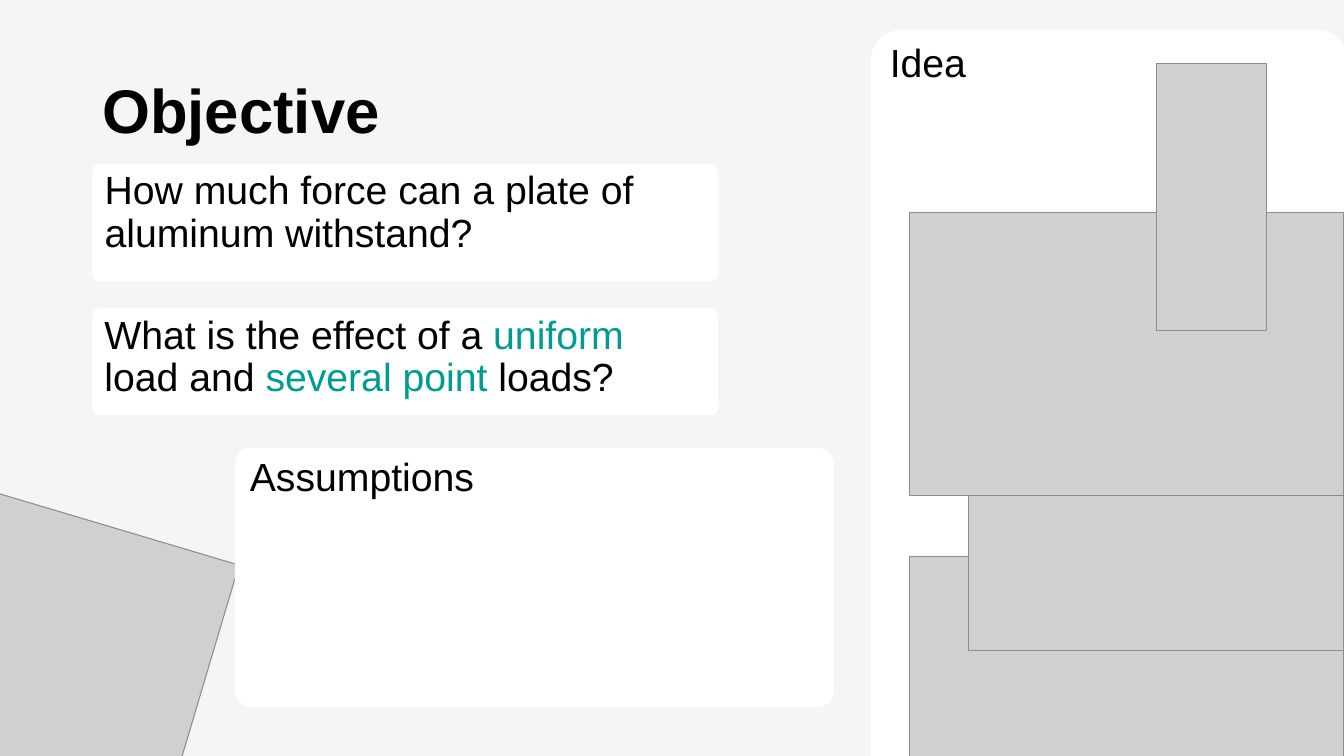
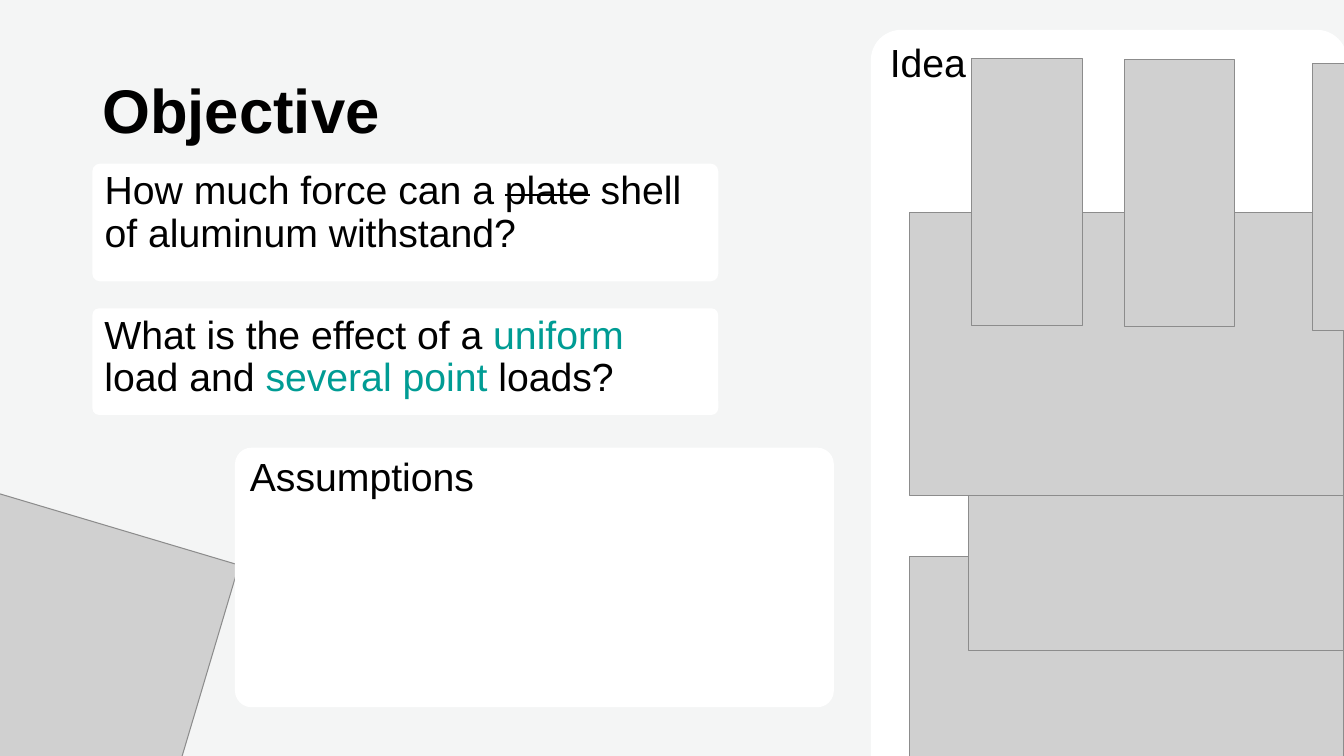
Before and after one commit to sigurdhum/ELEMENT_METHOD, a slide deck: slide 4 of presentation/elementMethod_EXAM_PP.pptx. Drawn at 1344x756 pixels with LibreOffice and Linux fonts; fonts in the diff are those of the drawing; grey boxes stand for pictures. Boxes give left, top, right and bottom in pixels: in the first picture for what was removed or moved away, otherwise in the second. Text is boxed around its words. In the diff, an @@ line names an element or a change of style, - is before the commit and + after.

```diff
--- a/presentation/elementMethod_EXAM_PP.pptx
+++ b/presentation/elementMethod_EXAM_PP.pptx
@@ picture added at <box>972,58,1083,326</box> @@
@@ picture: place and size @@
-picture at <box>1156,64,1267,331</box>
+picture at <box>1124,59,1235,327</box>
@@ picture added at <box>1313,64,1344,331</box> @@
@@ text in rounded rectangle at <box>105,175,682,248</box>: text changed @@
-How much force can a plate of aluminum withstand?
+How much force can a plate shell of aluminum withstand?
```
Also in this commit, not shown: 2 other slides changed, 12 other files.
